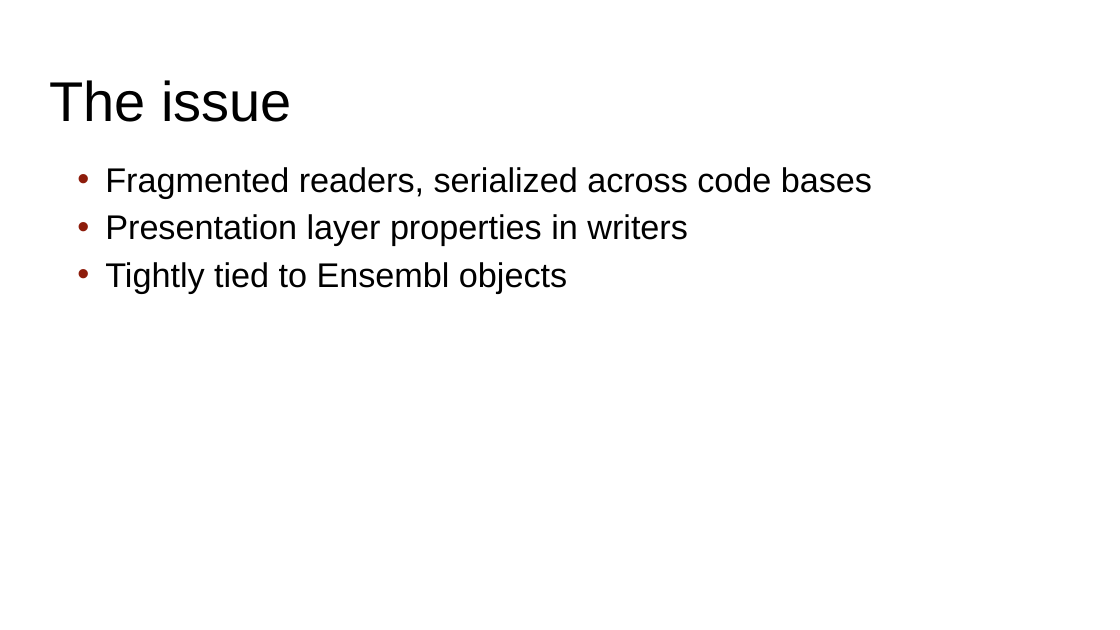
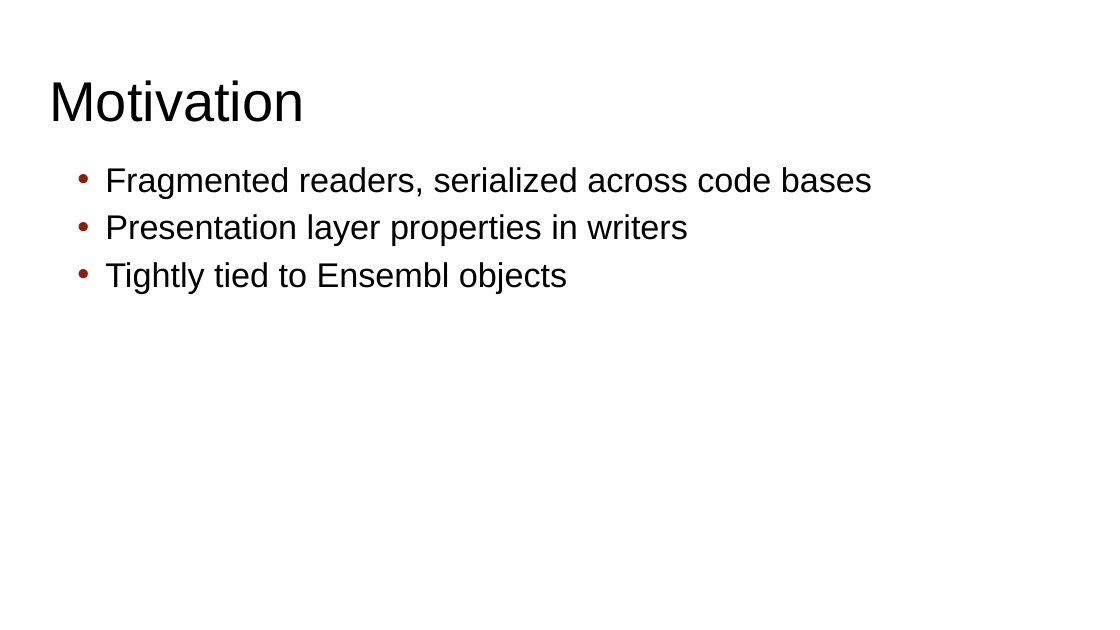
Before and after one commit to avullo/presentations, a slide deck: slide 11 of 2017/ensembl-core-meeting-06-17/talk.odp. Drawn at 1120x630 pixels with LibreOffice and Linux fonts; fonts in the diff are those of the drawing; background and template pictures are left out. Boxes give left, top, right and bottom in pixels: in the first picture for what was removed or moved away, otherwise in the second. Text is boxed around its words. In the diff, an @@ line names an element or a change of style, - is before the commit and + after.

```diff
--- a/2017/ensembl-core-meeting-06-17/talk.odp
+++ b/2017/ensembl-core-meeting-06-17/talk.odp
@@ title at (49,80,304,122): text changed @@
-The issue
+Motivation
```
Also in this commit, not shown: 3 other slides changed, 1 slide added, 2 other files.
